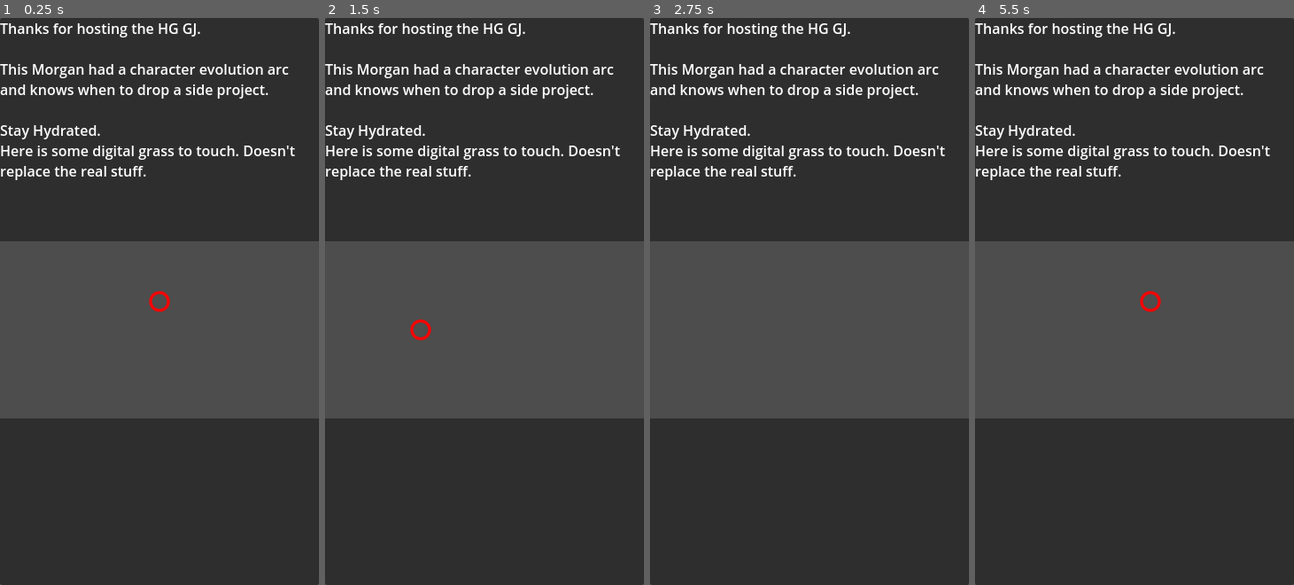
Above: before the commit, frames 1-4 (left to right).
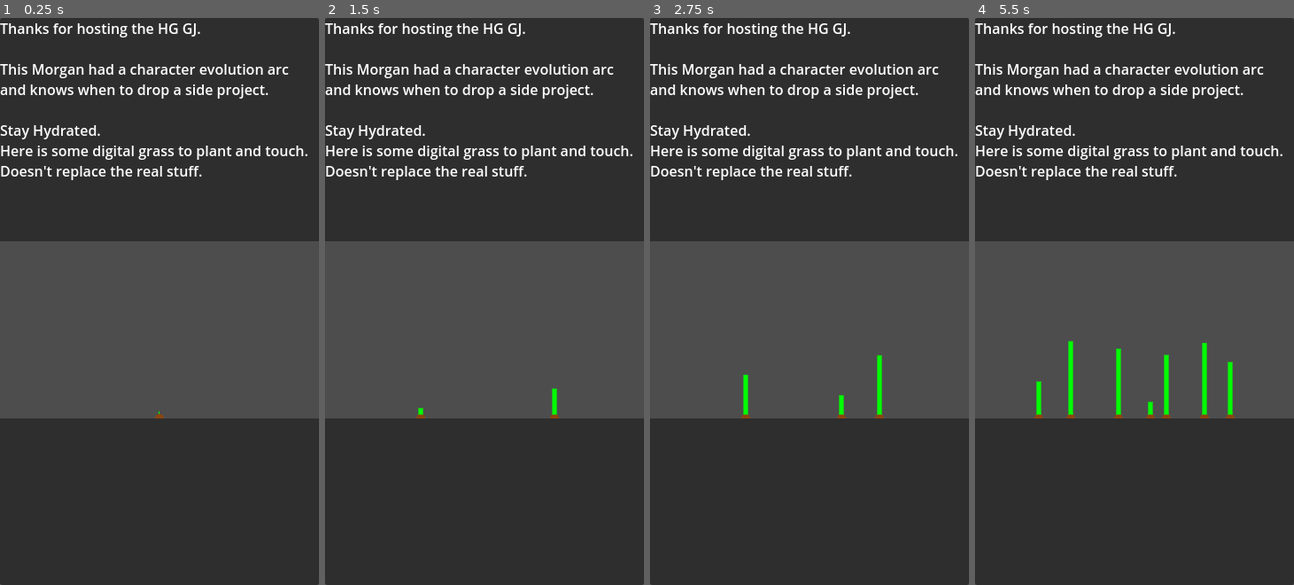
Above: after the commit, the same moments.

Repository: devoli170/morgan-the-dropout
Game: Godot game, scene res://main.tscn
Two runs of this game, one before a commit and one after it. Both use one fixed random seed, a clock stepped at 60 frames per second and the inputs below.
Inputs (mouse positions are in pixels of both pictures, inside the frame that each line leads up to):
- Up to frame 1 (0.25 s): no input
- Up to frame 2 (1.5 s): tap Enter at 0.5 s; move the mouse to (554, 273) at 0.52 s; press the mouse at (554, 273) at 0.53 s; tap Space at 1.25 s; move the mouse to (420, 329) at 1.27 s; release the mouse at (420, 329) at 1.28 s; click (420, 329) at 1.35 s
- Up to frame 3 (2.75 s): tap Enter at 2 s; move the mouse to (841, 176) at 2.02 s; press the mouse at (841, 176) at 2.03 s
- Up to frame 4 (5.5 s): tap Space at 2.75, 4.25 s; move the mouse to (1118, 414) at 2.77 s; release the mouse at (1118, 414) at 2.78 s; click (1118, 414) at 2.85 s; tap Enter at 3.5 s; move the mouse to (1230, 386) at 3.52 s; press the mouse at (1230, 386) at 3.53 s; move the mouse to (1038, 216) at 4.27 s; release the mouse at (1038, 216) at 4.28 s; click (1038, 216) at 4.35 s; move the mouse to (1150, 301) at 5.02 s; press the mouse at (1150, 301) at 5.03 s

The runs differ from the first frame. In frame 1, 1.2% of the frame differs, in the area x 0-97%, y 22-71%; in frame 2, 1.3%; in frame 3, 1.4%; in frame 4, 2.3%.

Commit message:
squashing all dev commits
.

Diff:
--- /dev/null
+++ b/blade.gd
@@ -0,0 +1,53 @@
+class_name Blade
+extends Node2D
+
+@export var seed_pos = Vector2(0,0)
+@export var head_pos = Vector2(0,0)
+@export var touched = false
+@export var touch_point = Vector2(0,0)
+@export var touch_x_direction = -1
+
+var rand_max = 0.6
+var anim_time = 1
+var anim_timer = 0.0
+
+
+func _ready():
+	randomize()
+	rand_max = randf_range(0.5,0.67)
+
+func _process(delta: float) -> void:
+	if head_pos.y > seed_pos.y * rand_max:
+		head_pos += Vector2.UP * 0.5
+		queue_redraw()
+
+	if touched:
+		anim_timer += delta
+		if anim_timer > anim_time:
+			touched = false
+			anim_timer = 0.0
+		if touch_point.y > seed_pos.y:
+			touch_point.y = seed_pos.y
+		queue_redraw()
+
+func _draw() -> void:
+	if !touched:
+		draw_line(seed_pos, head_pos, Color.GREEN, 4, true)
+	if touched:
+		var grass_line = PackedVector2Array([seed_pos, touch_point])
+		var bend_len = abs(head_pos.y - touch_point.y)
+		var numPoints = int(bend_len)
+		if numPoints % 2 != 0:
+			numPoints -= 1
+		var force = clamp(abs(touch_x_direction), 15, 30)
+		for x in range(numPoints):
+			var newPoint = touch_point + x * Vector2.UP / (0.025 * force**1.4)
+			if touch_x_direction < 0:
+				## Some parabolic here. The bigger the abs(x), the smaller the Left increase
+				newPoint += Vector2.LEFT * 0.0025 * force * x ** 1.5
+			else:
+				newPoint += Vector2.RIGHT * 0.0025 * force * x ** 1.5
+			grass_line.append(newPoint)
+
+		# TODO: add other bent vectors
+		draw_polyline(grass_line, Color.GREEN,2,true)
--- /dev/null
+++ b/blade.tscn
@@ -0,0 +1,6 @@
+[gd_scene load_steps=2 format=3 uid="uid://oms60diyfswf"]
+
+[ext_resource type="Script" uid="uid://hihq15a1ye8e" path="res://blade.gd" id="1_74ksv"]
+
+[node name="Blade" type="Node2D"]
+script = ExtResource("1_74ksv")
--- a/canvas.gd
+++ b/canvas.gd
@@ -1,13 +1,66 @@
 extends Node2D
 
-var p := Vector2(0,0)
+var mouse_pos := Vector2(0,0)
+var prev_mouse_pos := Vector2(0,0)
+@onready var seeder :CornSeed = $Seeder
+
+var seeds = []
+var max_seeds = 50
+var seed_cd = 0.05
+var seed_buff = 0.0
+
+var bladeScene  = preload("res://blade.tscn")
+var blades = {}
 
 func _ready() -> void:
-	Input.emulate_touch_from_mouse = true
+	Input.emulate_mouse_from_touch = true
 
 func _process(delta: float) -> void:
-	p = get_local_mouse_position()
+	if prev_mouse_pos == Vector2(0,0):
+		prev_mouse_pos = get_local_mouse_position()
+	mouse_pos = get_local_mouse_position()
+
+	var mouse_delta = mouse_pos.x - prev_mouse_pos.x
+	for bladeX in blades:
+		if blades[bladeX].touched:
+			continue
+		if prev_mouse_pos.y > blades[bladeX].head_pos.y:
+			if mouse_delta > 0:
+				if prev_mouse_pos.x < bladeX && bladeX < mouse_pos.x:
+						blades[bladeX].touched = true
+						blades[bladeX].touch_point = Vector2(bladeX, prev_mouse_pos.y) # mouse y good enough
+						blades[bladeX].touch_x_direction = mouse_delta
+			else:
+				if prev_mouse_pos.x > bladeX && bladeX > mouse_pos.x:
+					blades[bladeX].touched = true
+					blades[bladeX].touch_point = Vector2(bladeX, prev_mouse_pos.y) # mouse y good enough
+					blades[bladeX].touch_x_direction = mouse_delta
+
+	prev_mouse_pos = mouse_pos
+	# TODO: calculate blade intersects and direction of mouse
+
 	queue_redraw()
 
+	seed_buff += delta
+	if Input.is_action_pressed("Click"):
+
+		if seeds.size() < max_seeds:
+			if seed_buff >= seed_cd:
+				if blades.has(seeder.p.x):
+					return
+				seeds.append(seeder.p)
+				var newBlade = bladeScene.instantiate()
+				newBlade.seed_pos = seeder.p
+				newBlade.seed_pos.y -= 5
+				newBlade.head_pos = newBlade.seed_pos
+				add_child(newBlade)
+				blades[seeder.p.x]=(newBlade)
+				seed_buff = 0.0
+		else:
+			$Seeder.full = true
+
+
 func _draw() -> void:
-	draw_circle(p,10,Color.RED,false,2,true)
+	#draw_circle(mouse_pos,10,Color.RED,false,2,true)
+	for seed in seeds:
+		draw_circle(seed, 5, Color.SADDLE_BROWN)
--- /dev/null
+++ b/corn.gd
@@ -0,0 +1,21 @@
+class_name CornSeed
+extends Node2D
+
+@export var p := Vector2(0,0)
+@export var full := false
+
+func _ready() -> void:
+	Input.emulate_touch_from_mouse = true
+
+	var vp_max_y := int(get_viewport_rect().size.y)
+	p = Vector2(0, vp_max_y)
+
+func _process(delta: float) -> void:
+	p.x = get_local_mouse_position().x
+	queue_redraw()
+
+func _draw() -> void:
+	if ! full:
+		draw_circle(p, 5, Color.SADDLE_BROWN)
+		draw_line(p+Vector2.UP*5, p+Vector2.UP*8,Color.GREEN)
+	#draw_circle(p,10,Color.GREEN,false,2,true)
--- /dev/null
+++ b/corn.tscn
@@ -0,0 +1,6 @@
+[gd_scene load_steps=2 format=3 uid="uid://38kkxxm0xe64"]
+
+[ext_resource type="Script" uid="uid://csslekli7w485" path="res://corn.gd" id="1_vesfp"]
+
+[node name="CornSeed" type="Node2D"]
+script = ExtResource("1_vesfp")
--- a/main.tscn
+++ b/main.tscn
@@ -1,6 +1,7 @@
-[gd_scene load_steps=3 format=3 uid="uid://csm6jex22yac1"]
+[gd_scene load_steps=4 format=3 uid="uid://csm6jex22yac1"]
 
 [ext_resource type="Script" uid="uid://dyix78smbw4l" path="res://canvas.gd" id="1_ig7tw"]
+[ext_resource type="PackedScene" uid="uid://38kkxxm0xe64" path="res://corn.tscn" id="2_0xm2m"]
 
 [sub_resource type="StyleBoxEmpty" id="StyleBoxEmpty_7dm0k"]
 
@@ -35,7 +36,7 @@
 This Morgan had a character evolution arc and knows when to drop a side project.
 
 Stay Hydrated.
-Here is some digital grass to touch. Doesn't replace the real stuff."
+Here is some digital grass to plant and touch. Doesn't replace the real stuff."
 fit_content = true
 
 [node name="SpacerPanel" type="Panel" parent="Panel/VBoxContainer"]
@@ -45,12 +46,13 @@
 
 [node name="SubViewportContainer" type="SubViewportContainer" parent="Panel/VBoxContainer"]
 layout_mode = 2
-mouse_target = true
 
 [node name="SubViewport" type="SubViewport" parent="Panel/VBoxContainer/SubViewportContainer"]
 handle_input_locally = false
 size = Vector2i(360, 200)
 render_target_update_mode = 4
 
-[node name="Node2D" type="Node2D" parent="Panel/VBoxContainer/SubViewportContainer/SubViewport"]
+[node name="Canvas" type="Node2D" parent="Panel/VBoxContainer/SubViewportContainer/SubViewport"]
 script = ExtResource("1_ig7tw")
+
+[node name="Seeder" parent="Panel/VBoxContainer/SubViewportContainer/SubViewport/Canvas" instance=ExtResource("2_0xm2m")]
--- a/project.godot
+++ b/project.godot
@@ -20,3 +20,12 @@
 
 window/size/viewport_width=360
 window/size/viewport_height=640
+window/stretch/mode="viewport"
+
+[input]
+
+Click={
+"deadzone": 0.2,
+"events": [Object(InputEventMouseButton,"resource_local_to_scene":false,"resource_name":"","device":-1,"window_id":0,"alt_pressed":false,"shift_pressed":false,"ctrl_pressed":false,"meta_pressed":false,"button_mask":0,"position":Vector2(0, 0),"global_position":Vector2(0, 0),"factor":1.0,"button_index":1,"canceled":false,"pressed":false,"double_click":false,"script":null)
+]
+}
Binary file removed: Morgan the Dropout.apple-touch-icon.png
Not shown, removed: Morgan the Dropout.apple-touch-icon.png.import
Binary file removed: Morgan the Dropout.icon.png
Not shown, removed: Morgan the Dropout.icon.png.import
Binary file removed: Morgan the Dropout.png
Not shown, removed: Morgan the Dropout.png.import
Not shown, added: blade.gd.uid
Not shown, added: corn.gd.uid
Not shown, added: .gitignore
Not shown, added: LICENSE
Not shown, removed: Morgan the Dropout.audio.position.worklet.js
Not shown, removed: Morgan the Dropout.audio.worklet.js
(and 4 more such lines)
